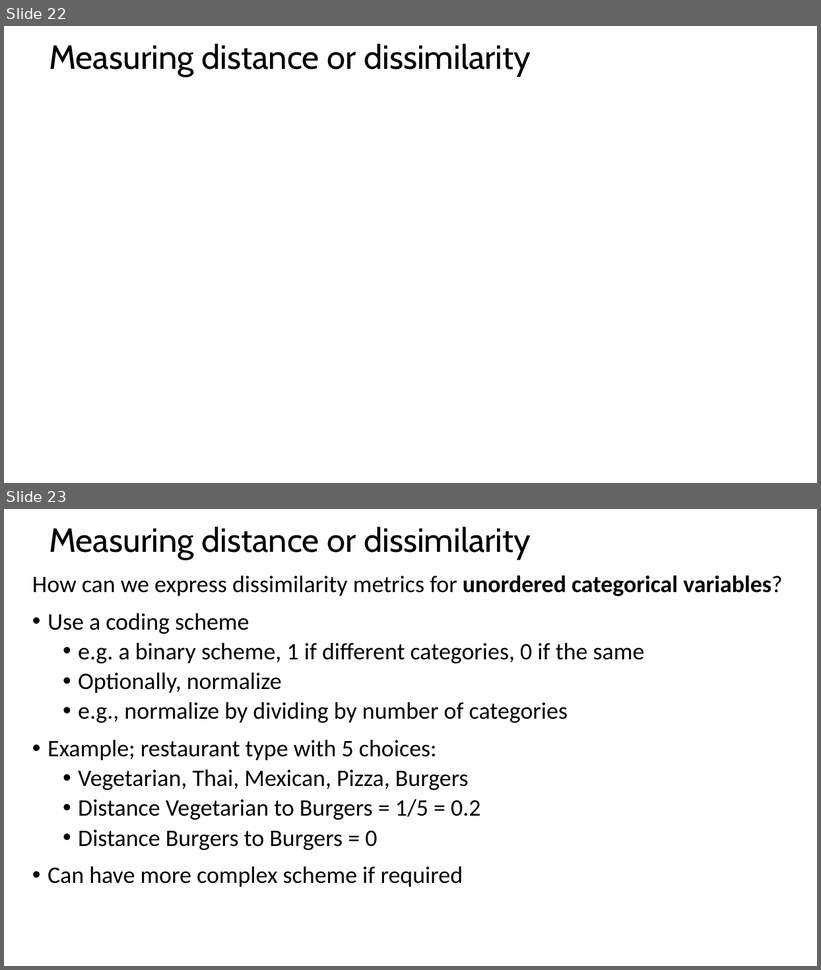
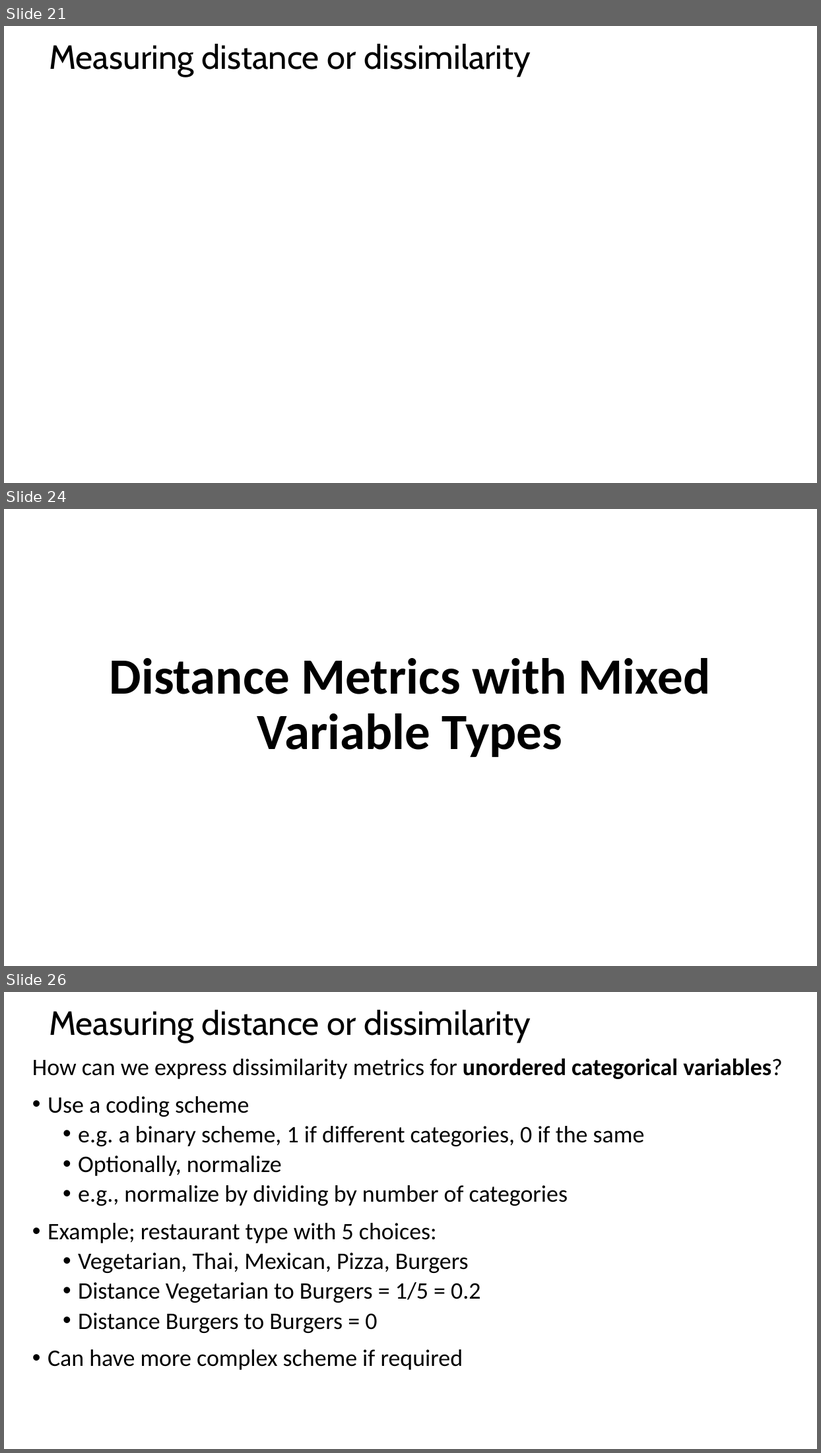
Before and after one commit to tenevian/Harvard-SSP-Data-Mining, a slide deck: slides/5_DistanceAndSimilarityMeasures.pptx. Shown one above the other, each under a label of ours: slides 22 and 23 before the commit, slides 21, 24 and 26 after it; the slides between them are not shown. The pictures are 821x970 and 821x1453 pixels, drawn with LibreOffice and Linux fonts; fonts in the diff are those of the drawing; grey boxes stand for pictures. Boxes give left, top, right and bottom in pixels: in the first picture for what was removed or moved away, otherwise in the second. Text is boxed around its words. In the diff, an @@ line names an element or a change of style, - is before the commit and + after.

```diff
--- a/slides/5_DistanceAndSimilarityMeasures.pptx
+++ b/slides/5_DistanceAndSimilarityMeasures.pptx
@@ slide 24 added at [4, 509, 817, 966], background #FFFFFF @@
@@ title added at [110, 658, 711, 757], 60 pt, text #000000, bold @@
+Distance Metrics with Mixed Variable Types
@@ what was slide 22 is now slide 21 @@
@@ what was slide 23 is now slide 26 @@
```
Also in this commit, not shown: 4 slides changed, 4 other slides added.
